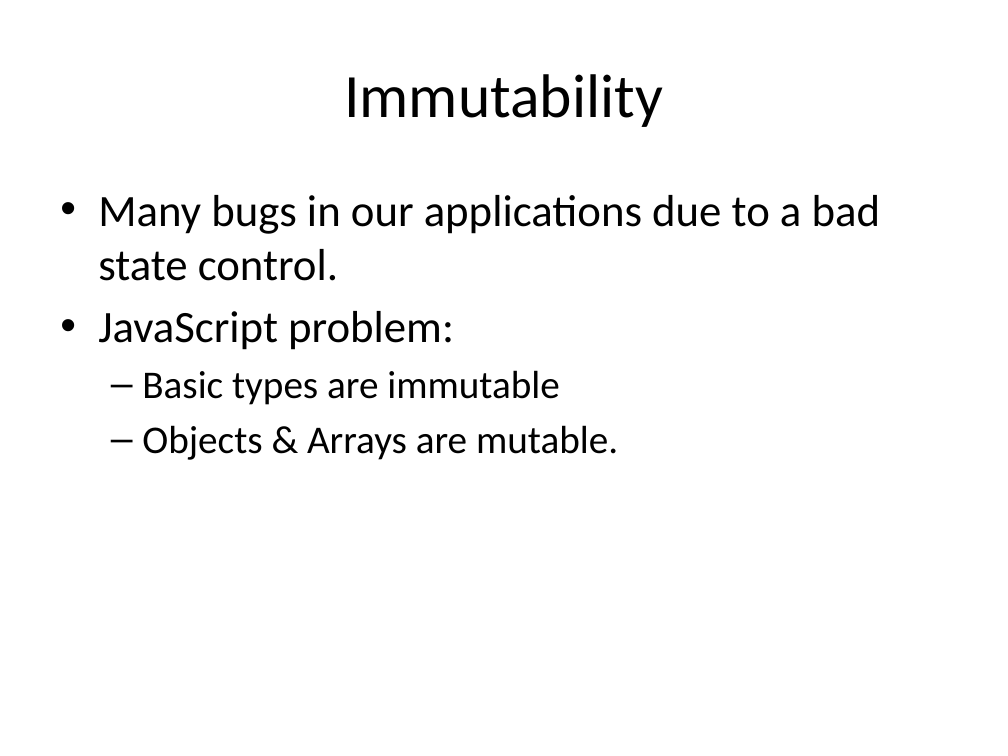
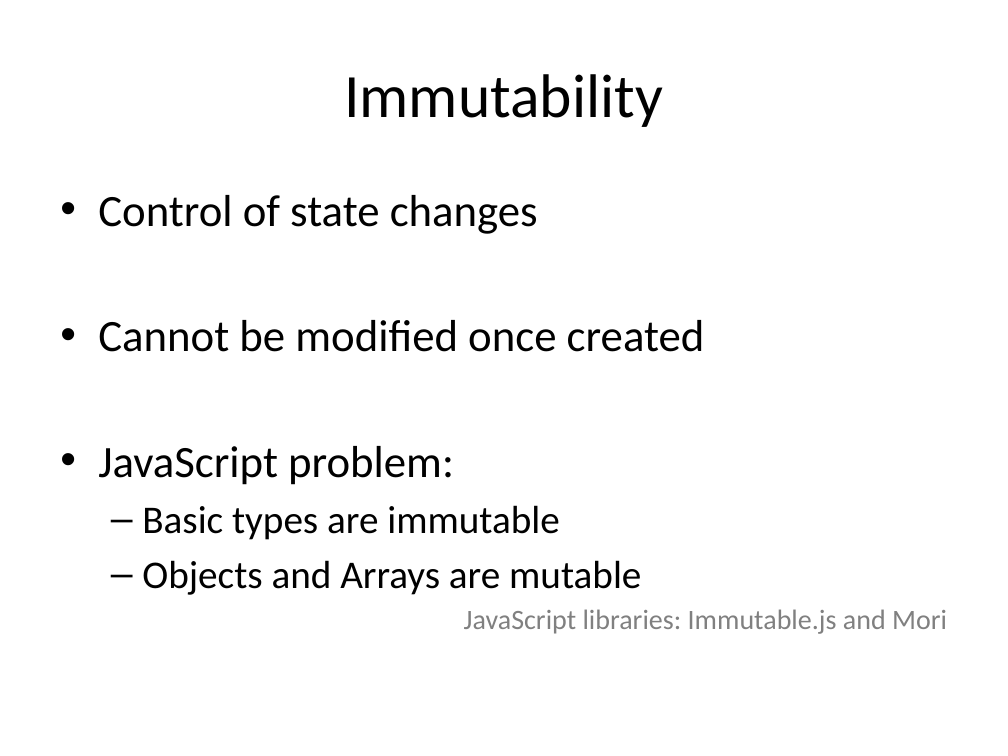
Before and after one commit to 636111/refactoring-workshop, a slide deck: slide 7 of documents/Workshop.pptx (slide 5 before the commit). Drawn at 1008x756 pixels with LibreOffice and Linux fonts; fonts in the diff are those of the drawing. Boxes give left, top, right and bottom in pixels: in the first picture for what was removed or moved away, otherwise in the second. Text is boxed around its words. In the diff, an @@ line names an element or a change of style, - is before the commit and + after.

```diff
--- a/documents/Workshop.pptx
+++ b/documents/Workshop.pptx
@@ text at box(98, 195, 705, 352): text changed @@
-• Many bugs in our applications due to a bad state control.
+• Control of state changes
+• Cannot be modified once created
@@ text at box(142, 560, 947, 634): text changed; size 28 to 20 pt; text colour #000000 to #808080 @@
-  – Objects & Arrays are mutable.
+  – Objects and Arrays are mutable
+  JavaScript libraries: Immutable.js and Mori
```
Also in this commit, not shown: 3 other slides changed, 2 slides added.
